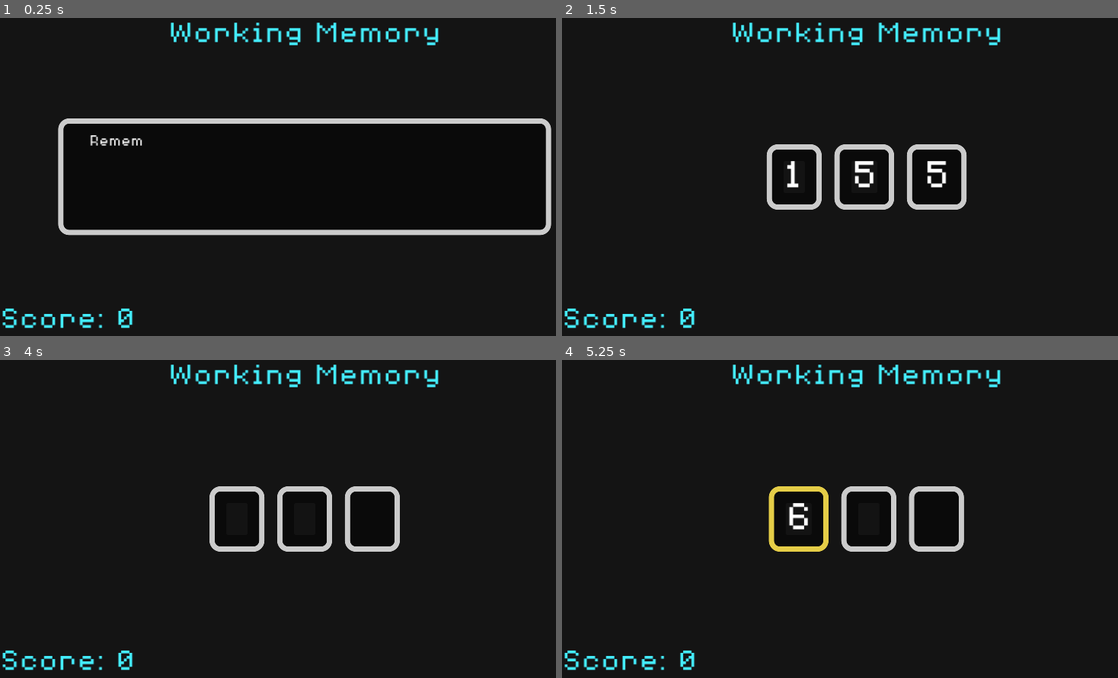
Above: before the commit, frames 1-4 (two rows, left to right).
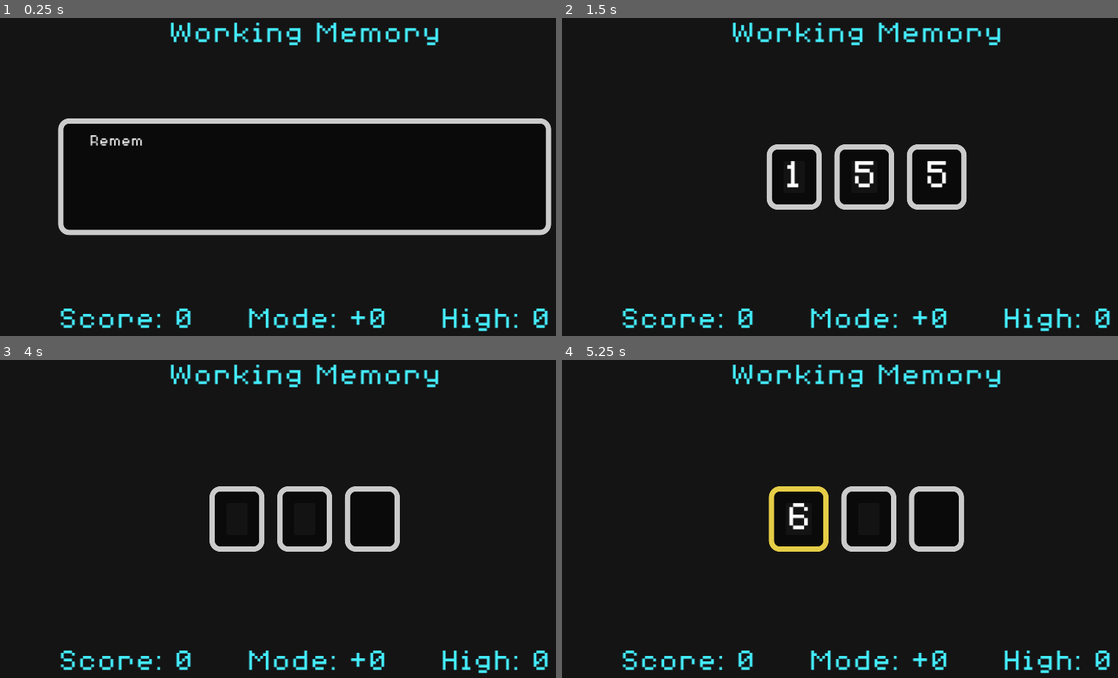
Above: after the commit, the same moments.

Repository: bblodget/WorkingMemory
Game: Godot game, scene res://GameScene.tscn
Same seed, same stepped clock (60 frames per second), same inputs: the game is played once before the commit and once after it.
Inputs:
- Up to frame 1 (0.25 s): no input
- Up to frame 2 (1.5 s): tap Enter (ui_accept) at 0.5, 0.77, 1.25 s; tap 0 at 0.6 s; tap 1 at 1.35 s
- Up to frame 3 (4 s): tap Enter (ui_accept) at 1.52, 2, 2.75, 3.02, 3.5, 3.77 s; tap 2 at 2.1 s; tap 3 at 2.85 s; tap 4 at 3.6 s
- Up to frame 4 (5.25 s): tap Enter (ui_accept) at 4.25, 4.52 s; tap 5 at 4.35 s; tap 6 at 5.1 s

The runs differ from the first frame. In frame 1, 1.8% of the frame differs, in the area x 0-99%, y 91-99%; in frame 2, 1.8%; in frame 3, 1.8%; in frame 4, 1.8%.

Commit message:
Mostly done

Diff:
--- a/GameScene.gd
+++ b/GameScene.gd
@@ -23,6 +23,12 @@
 @onready var hide_timer : Timer = $HideTimer
 
 @onready var score_label : Label = $CanvasLayer/MarginContainer/Rows/spacer2/Score
+@onready var play_again : Button = $CanvasLayer/MarginContainer/Rows/PlayAgainButton
+
+@onready var high_score_label : Label = $CanvasLayer/MarginContainer/Rows/spacer2/HighScore
+@onready var round_label : Label = $CanvasLayer/MarginContainer/Rows/spacer2/RoundMode
+
+
 
 # Amount of time to show the numbers
 var show_time_per_digit : float = 1.0
@@ -32,6 +38,7 @@
 var digit_value : Array = [0, 0, 0, 0, 0, 0, 0]
 
 var score : int = 0
+var high_score : int = 0
 var num_digits : int = 3
 
 var enable : bool = false
@@ -77,11 +84,14 @@
 
 var round_delay : float = 1.0
 
+var enable_user_input : bool = false
+
 # Called when the node enters the scene tree for the first time.
 func _ready():
 	randomize()  # Seed the random number generator
 
 	instructions.textbox_close.connect(_on_textbox_close)
+	play_again.pressed.connect(_on_play_again_button)
 
 	digit.append(digit0)
 	digit.append(digit1)
@@ -177,6 +187,8 @@
 
 
 func start_scene():
+	score = 0
+	play_again.visible = false
 	current_state = State.INSTRUCTIONS
 	current_round = Round.NORMAL
 	enable = true
@@ -228,6 +240,7 @@
 func _show_instructions():
 	instructions.clear()
 	num_digits = 3
+	target_digit = 0
 
 	match current_round:
 		Round.NORMAL:
@@ -237,6 +250,7 @@
 		"Each digit is worth 10 points. " +
 		"\n\n<press spacebar or enter to begin>")
 			round_delay = 1.0
+			round_label.text = "Mode: +0"
 
 		Round.PLUS_ONE:
 			instructions.queue_text(
@@ -246,6 +260,7 @@
 		"Each digit is worth 20 points. " +
 		"\n\n<press spacebar or enter to begin>")
 			round_delay = 1.2
+			round_label.text = "Mode: +1"
 
 		Round.PLUS_THREE:
 			instructions.queue_text(
@@ -253,8 +268,9 @@
 		"to each digit.  For example if the digits are 7 8 9, " +
 		"the correct response is 0 1 2. " +
 		"Each digit is worth 30 points. " +
-		"\n\n<<press spacebar or enter to begin>")
+		"\n\n<press spacebar or enter to begin>")
 			round_delay = 1.5
+			round_label.text = "Mode: +3"
 
 	instruction_container.visible = true
 	numbers.visible = false
@@ -317,7 +333,9 @@
 		panel.add_theme_stylebox_override("panel", style_yellow)
 
 		# Wait one second
+		enable_user_input = true
 		await get_tree().create_timer(2.0*round_delay).timeout
+		enable_user_input = false
 
 		# Color box green if correct else red
 		if correct_digit:
@@ -350,6 +368,9 @@
 	if current_state != State.WAIT_USER:
 		return
 
+	if enable_user_input == false:
+		return
+
 	var target_value : int = int(digit_label[target_digit].text)
 	match current_round:
 		Round.PLUS_ONE:
@@ -383,3 +404,13 @@
 
 func _game_over():
 	print("Game Over!")
+	instruction_container.visible = true
+	numbers.visible = false
+	play_again.visible = true
+	if score > high_score:
+		high_score = score
+		high_score_label.text = "High: " + str(high_score)
+
+
+func _on_play_again_button():
+	start_scene()
--- a/GameScene.tscn
+++ b/GameScene.tscn
@@ -44,6 +44,12 @@
 size_flags_vertical = 3
 alignment = 1
 
+[node name="PlayAgainButton" type="Button" parent="CanvasLayer/MarginContainer/Rows"]
+visible = false
+layout_mode = 2
+theme = ExtResource("2_1htor")
+text = "Play Again!"
+
 [node name="MarginContainer" type="MarginContainer" parent="CanvasLayer/MarginContainer/Rows"]
 visible = false
 layout_mode = 2
@@ -313,6 +319,8 @@
 
 [node name="spacer2" type="HBoxContainer" parent="CanvasLayer/MarginContainer/Rows"]
 layout_mode = 2
+theme_override_constants/separation = 100
+alignment = 1
 
 [node name="Score" type="Label" parent="CanvasLayer/MarginContainer/Rows/spacer2"]
 layout_mode = 2
@@ -323,6 +331,24 @@
 "
 horizontal_alignment = 1
 
+[node name="RoundMode" type="Label" parent="CanvasLayer/MarginContainer/Rows/spacer2"]
+layout_mode = 2
+theme = ExtResource("2_1htor")
+theme_override_colors/font_color = Color(0.266667, 0.933333, 1, 1)
+theme_override_font_sizes/font_size = 60
+text = "Mode: +0
+"
+horizontal_alignment = 1
+
+[node name="HighScore" type="Label" parent="CanvasLayer/MarginContainer/Rows/spacer2"]
+layout_mode = 2
+theme = ExtResource("2_1htor")
+theme_override_colors/font_color = Color(0.266667, 0.933333, 1, 1)
+theme_override_font_sizes/font_size = 60
+text = "High: 0
+"
+horizontal_alignment = 1
+
 [node name="HideTimer" type="Timer" parent="."]
 one_shot = true
 
